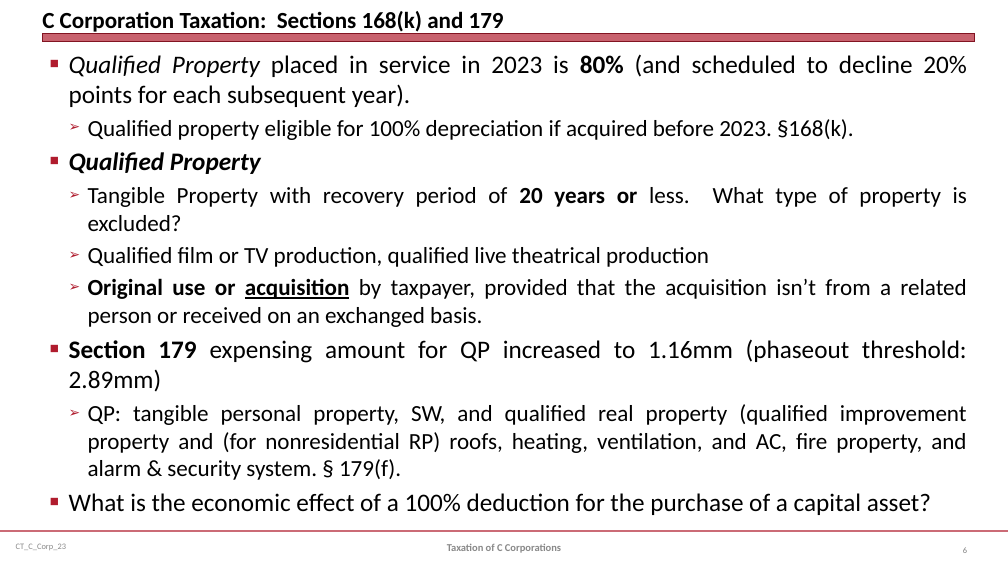
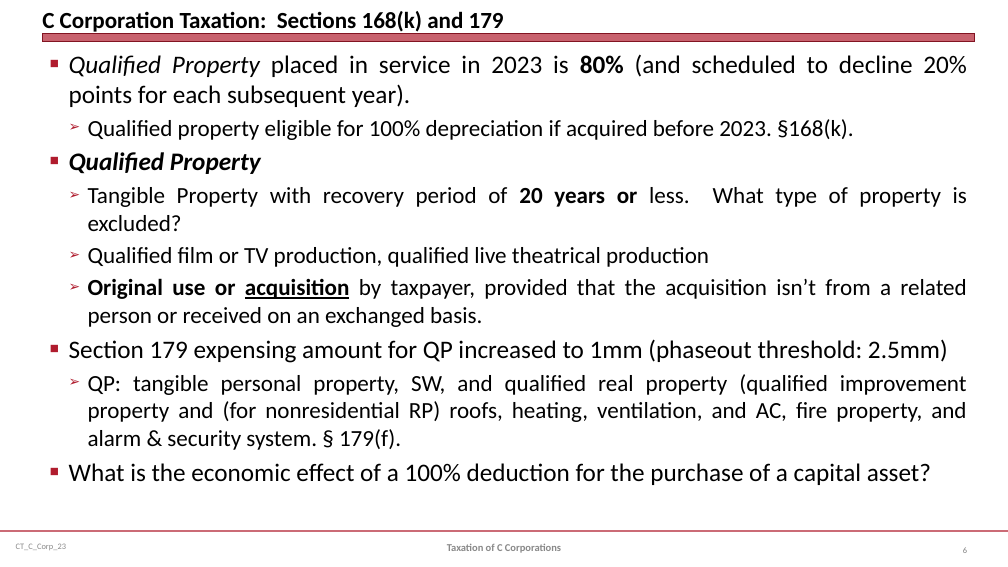
Before and after one commit to jmc877/Corporate-Tax, a slide deck: slide 6 of slides/CT_C_Corp_23.pptx. Drawn at 1008x567 pixels with LibreOffice and Linux fonts; fonts in the diff are those of the drawing. Boxes give left, top, right and bottom in pixels: in the first picture for what was removed or moved away, otherwise in the second. Text is boxed around its words. In the diff, an @@ line names an element or a change of style, - is before the commit and + after.

```diff
--- a/slides/CT_C_Corp_23.pptx
+++ b/slides/CT_C_Corp_23.pptx
@@ text at (69,339,948,363): text changed @@
-■ Section 179 expensing amount for QP increased to 1.16mm (phaseout threshold: 2.89mm)
+■ Section 179 expensing amount for QP increased to 1mm (phaseout threshold: 2.5mm)
```
Also in this commit, not shown: 4 other slides changed, 1 slide added, 1 other file.
